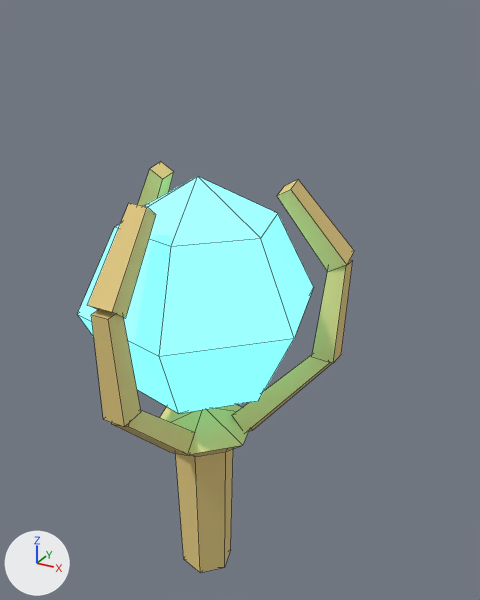
An edit to the Blender file art/wardrobe/offhand/orb/item.blend, drawn before and after from the same camera.
Both versions are drawn from a 50 mm lens placed at (0.158, -0.308, 0.229), pointed at (0.004, -0.028, 0.088). Lighting does not change. The marker at lower left points along +X, +Y and +Z. The older version comes first. Mesh edges are drawn as thin lines.

The scene before the commit, as lines of its bpy script (objects in view):
```python
me_item = bpy.data.meshes.new('item')
me_item.from_pydata(...)  # 112 vertices, 102 faces; spans x -0.062..0.063, y -0.131..-0.004, z -0.07..0.16
# faces by material slot: [78, 24]
me_item.materials.append(mat_metal)
me_item.materials.append(mat_emissive)
ob_item = bpy.data.objects.new('item', me_item)
ob_item.location = (0.0, 0.0, 0.0)
```
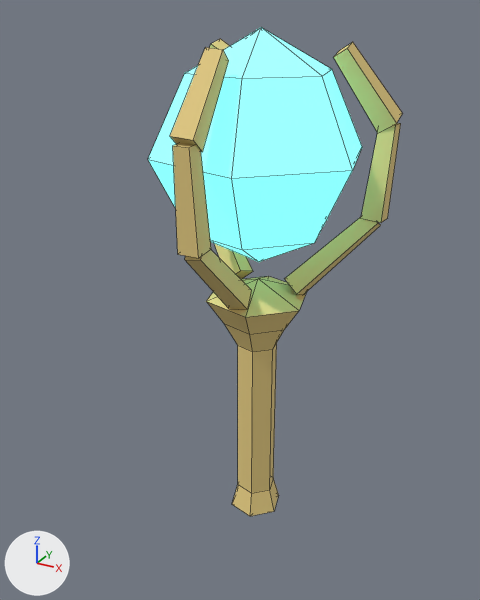
What the commit changed:
me_item is used by ob_item; location (0.0, 0.0, 0.0).
me_item had 112 vertices, 102 faces and spanned x -0.062..0.063, y -0.131..-0.004, z -0.07..0.16.
me_item now has 124 vertices, 114 faces and spans x -0.062..0.063, y -0.071..0.056, z -0.075..0.22.
me_item part 1: the loose piece of 20 vertices spanning x -0.056..0.056, y -0.116..-0.004, z 0.04..0.16 is moved by (0.0, 0.06, 0.06).
me_item part 2: the loose piece of 8 vertices spanning x 0.013..0.058, y -0.057..-0.026, z 0.024..0.074 is moved by (0.0, 0.06, 0.055).
me_item part 3: the loose piece of 8 vertices spanning x 0.049..0.062, y -0.036..-0.024, z 0.069..0.12 is moved by (0.0, 0.06, 0.055).
me_item part 4: the loose piece of 8 vertices spanning x 0.031..0.063, y -0.045..-0.022, z 0.115..0.158 is moved by (0.0, 0.06, 0.055).
me_item part 5: the loose piece of 8 vertices spanning x -0.057..-0.012, y -0.055..-0.024, z 0.025..0.074 is moved by (0.0, 0.06, 0.055).
me_item part 6: the loose piece of 8 vertices spanning x -0.062..-0.03, y -0.043..-0.02, z 0.115..0.158 is moved by (0.0, 0.06, 0.055).
me_item part 7: the loose piece of 8 vertices spanning x -0.007..0.006, y -0.125..-0.076, z 0.025..0.074 is moved by (0.0, 0.06, 0.055).
me_item part 8: the loose piece of 8 vertices spanning x -0.007..0.004, y -0.13..-0.116, z 0.07..0.12 is moved by (0.0, 0.06, 0.055).
me_item part 9: the loose piece of 8 vertices spanning x -0.008..0.005, y -0.131..-0.096, z 0.116..0.158 is moved by (0.0, 0.06, 0.055).
me_item part 10: a new loose piece of 32 vertices spanning x -0.029..0.029, y -0.029..0.029, z -0.075..0.09, in mat_metal.
me_item part 11: the loose piece of 20 vertices spanning x -0.027..0.027, y -0.087..-0.033, z -0.07..0.04 is deleted.
Other edits to the shape of me_item do not show in these pictures.

What differs and where, as boxes [x1, y1, x2, y2] in the pictures (480 x 600 px; the box of a moved part takes in the faces that stretch with it):
'item', reshaped (8% narrower, 19% taller): before [77, 162, 354, 573]; after [148, 28, 402, 516]
part 1 of me_item, moved or reshaped: before [77, 177, 313, 414]; after [148, 28, 362, 262]
part 2 of me_item, moved or reshaped: before [232, 355, 332, 432]; after [285, 217, 381, 295]
part 3 of me_item, moved or reshaped: before [312, 260, 353, 363]; after [361, 123, 401, 223]
part 4 of me_item, moved or reshaped: before [277, 179, 354, 272]; after [334, 42, 402, 133]
part 5 of me_item, moved or reshaped (not visible before): after [215, 244, 253, 279]
part 6 of me_item, moved or reshaped (mostly hidden afterwards): before [138, 162, 174, 206]; after [210, 39, 229, 50]
part 7 of me_item, moved or reshaped: before [112, 410, 195, 456]; after [185, 250, 252, 309]
part 8 of me_item, moved or reshaped: before [91, 310, 141, 427]; after [173, 143, 211, 258]
part 9 of me_item, moved or reshaped: before [88, 203, 156, 319]; after [170, 47, 229, 152]
part 10 of me_item, added (yellow): after [206, 276, 306, 516]
part 11 of me_item, deleted: before [160, 405, 248, 573]
